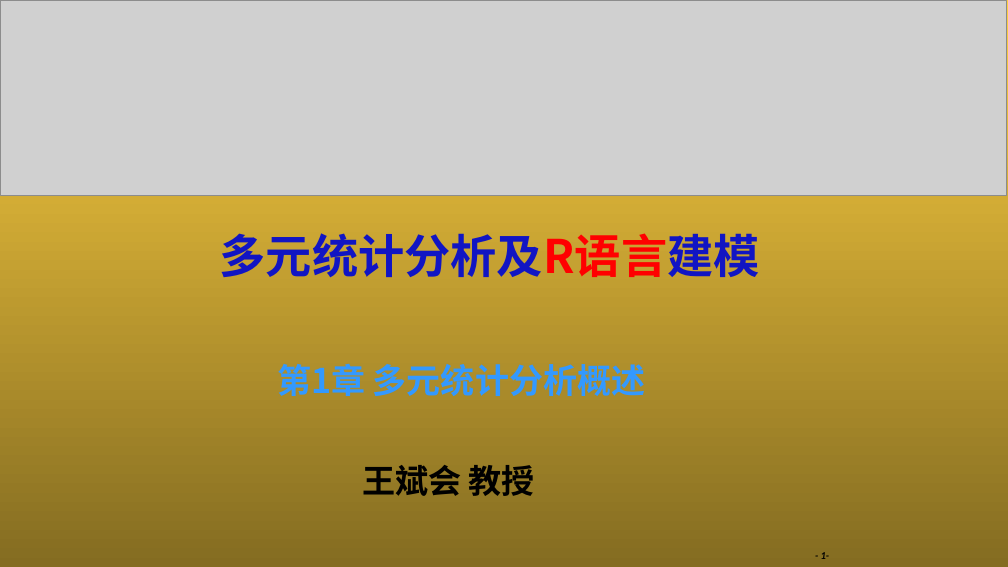
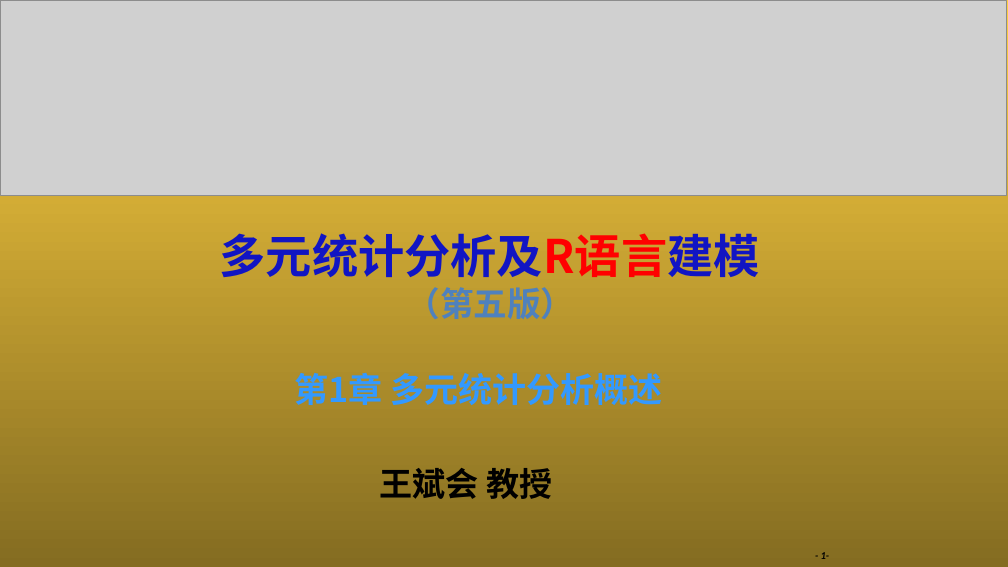
Before and after one commit to jdwbh/mvstats5, a slide deck: slide 1 of pptx/第1章 多元统计分析概述.pptx. Drawn at 1008x567 pixels with LibreOffice and Linux fonts; fonts in the diff are those of the drawing; grey boxes stand for pictures. Boxes give left, top, right and bottom in pixels: in the first picture for what was removed or moved away, otherwise in the second. Text is boxed around its words. In the diff, an @@ line names an element or a change of style, - is before the commit and + after.

```diff
--- a/pptx/第1章 多元统计分析概述.pptx
+++ b/pptx/第1章 多元统计分析概述.pptx
@@ text at [406, 287, 574, 319]: paragraph added @@
+（第五版）
@@ subtitle "第1章 多元统计分析概述": place and size @@
-subtitle "第1章 多元统计分析概述" at [277, 364, 645, 396]
+subtitle "第1章 多元统计分析概述" at [294, 373, 662, 405]
@@ text "王斌会 教授": place and size @@
-text "王斌会 教授" at [362, 465, 535, 496]
+text "王斌会 教授" at [380, 468, 552, 499]
```
Also in this commit, not shown: 1 other slide changed, 12 other files.
